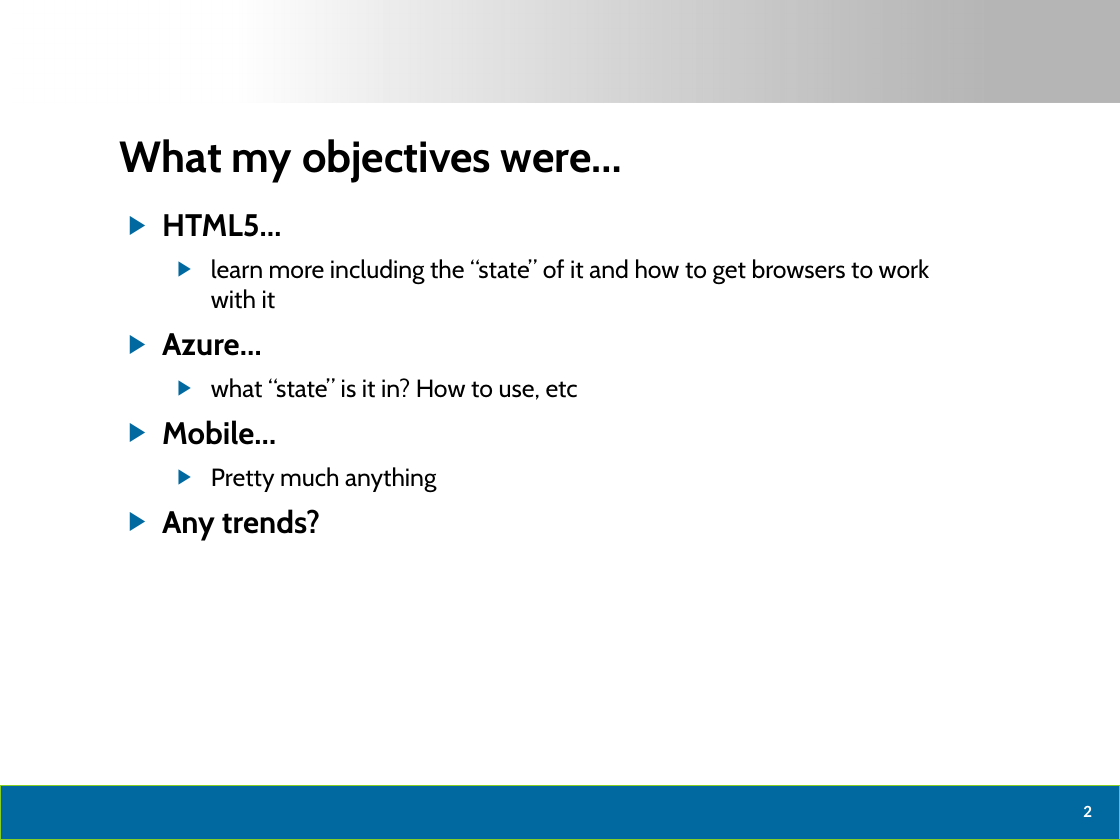
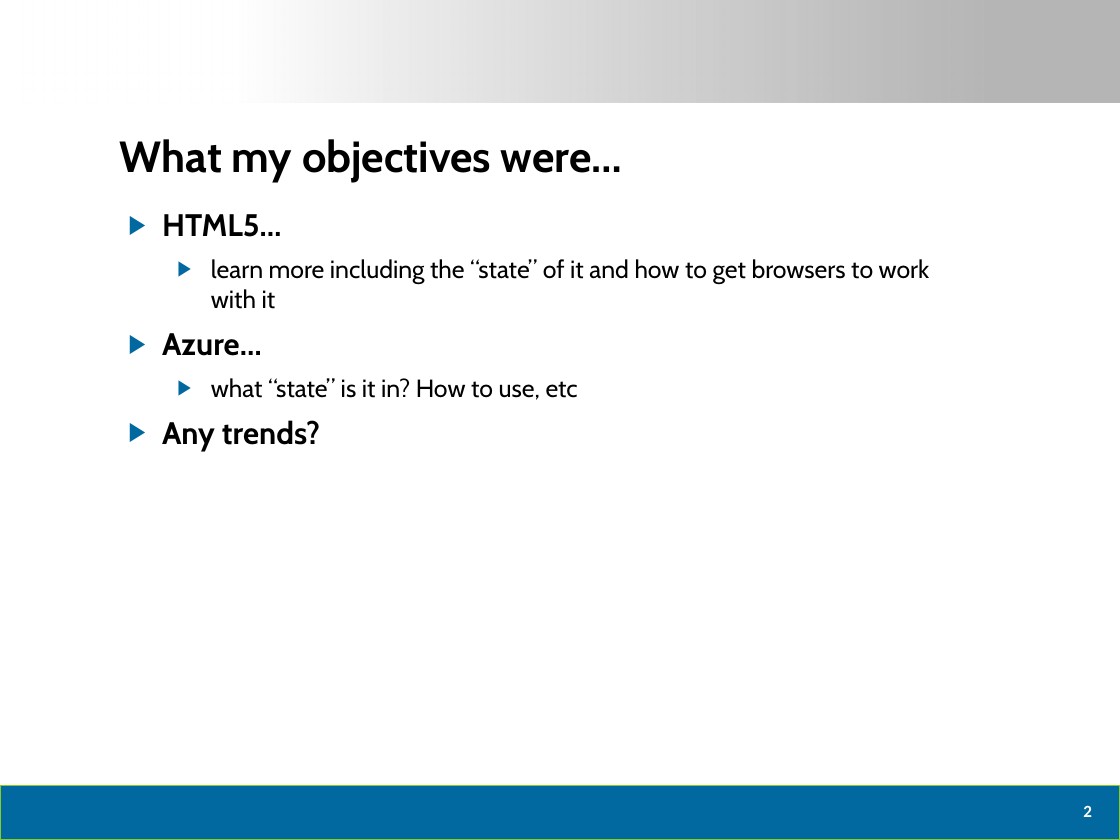
Before and after one commit to dtomyn/HTML5Demo1, a slide deck: slide 3 of Docs/2012 - Live360 Event Review (NEWER).pptx. Drawn at 1120x840 pixels with LibreOffice and Linux fonts; fonts in the diff are those of the drawing; background and template pictures are left out. Boxes give left, top, right and bottom in pixels: in the first picture for what was removed or moved away, otherwise in the second. Text is boxed around its words. In the diff, an @@ line names an element or a change of style, - is before the commit and + after.

```diff
--- a/Docs/2012 - Live360 Event Review (NEWER).pptx
+++ b/Docs/2012 - Live360 Event Review (NEWER).pptx
@@ text at [162,420,436,491]: paragraphs removed @@
-▶ Mobile…
-  ▶ Pretty much anything
```
Also in this commit, not shown: 4 other files.
